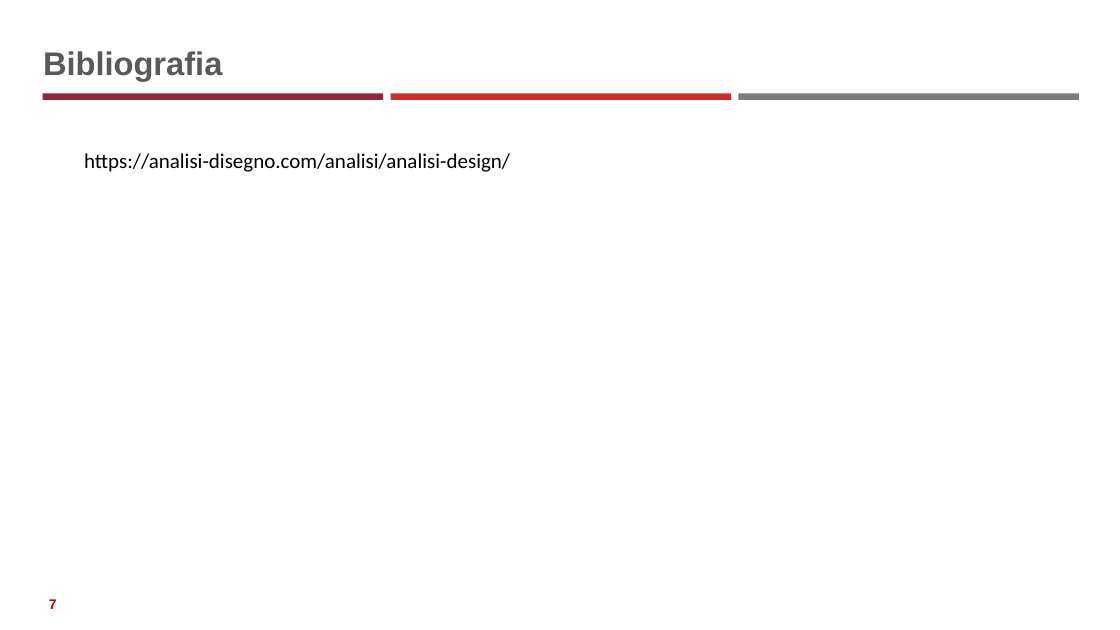
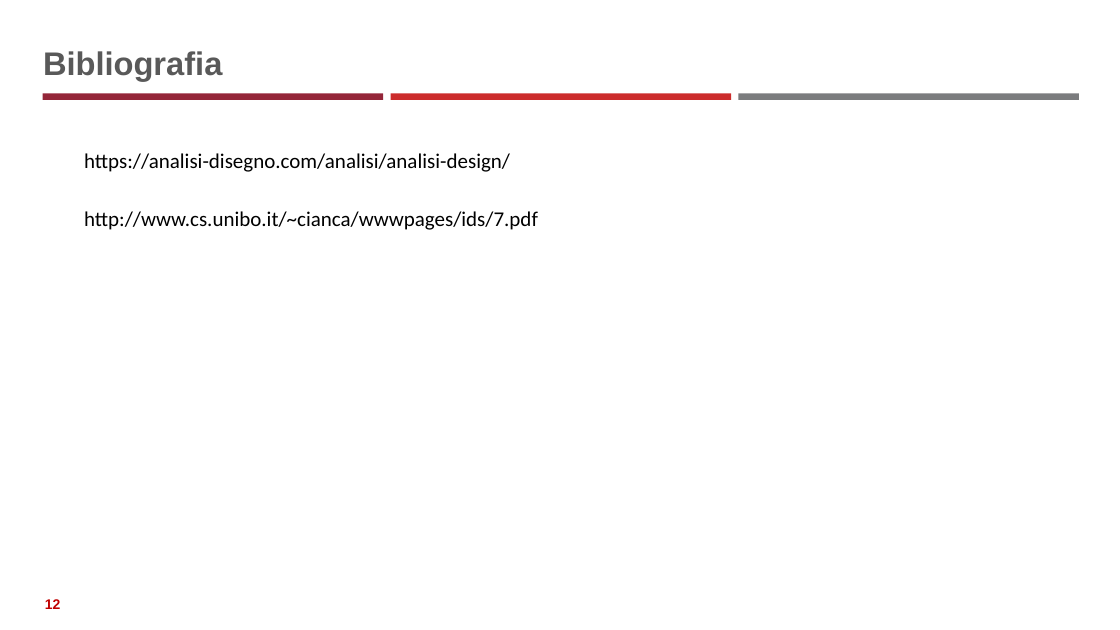
Before and after one commit to neural1977/data_science_interview_material, a slide deck: slide 12 of Assicurazioni/Analisi e progettazione del Software_ita.pptx (slide 7 before the commit). Drawn at 1120x630 pixels with LibreOffice and Linux fonts; fonts in the diff are those of the drawing. Boxes give left, top, right and bottom in pixels: in the first picture for what was removed or moved away, otherwise in the second. Text is boxed around its words. In the diff, an @@ line names an element or a change of style, - is before the commit and + after.

```diff
--- a/Assicurazioni/Analisi e progettazione del Software_ita.pptx
+++ b/Assicurazioni/Analisi e progettazione del Software_ita.pptx
@@ text added at box(84, 211, 538, 230), 18 pt, text #000000 @@
+http://www.cs.unibo.it/~cianca/wwwpages/ids/7.pdf
@@ page number at box(45, 599, 61, 609): text changed @@
-7
+12
```
Also in this commit, not shown: 5 slides added, 1 other file.
